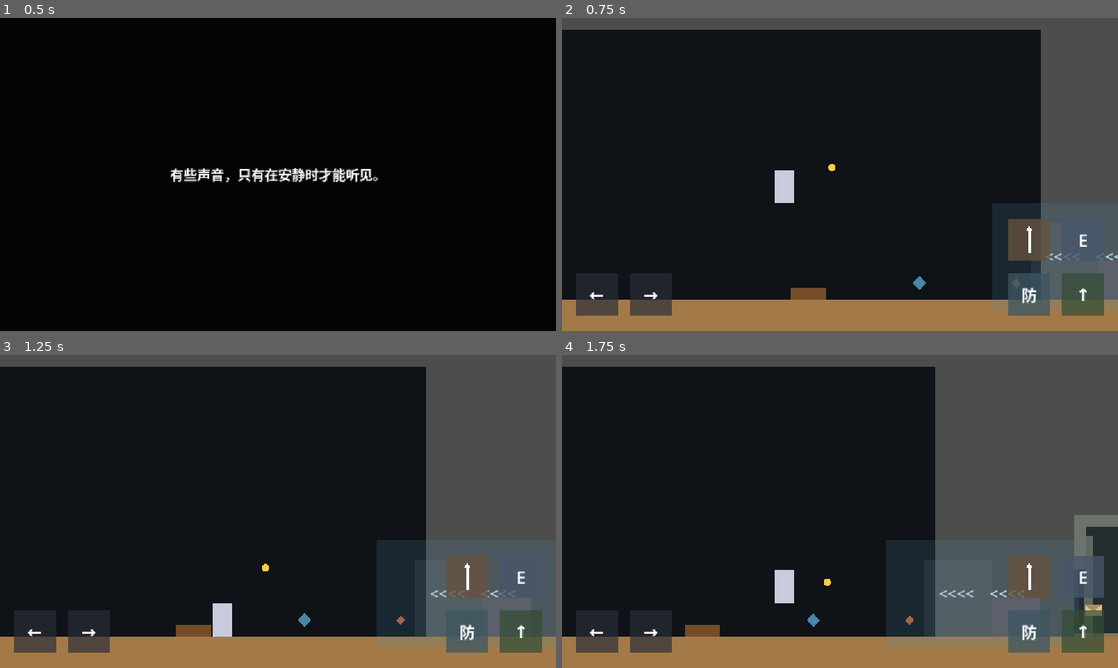
Above: before the commit, frames 1-4 (two rows, left to right).
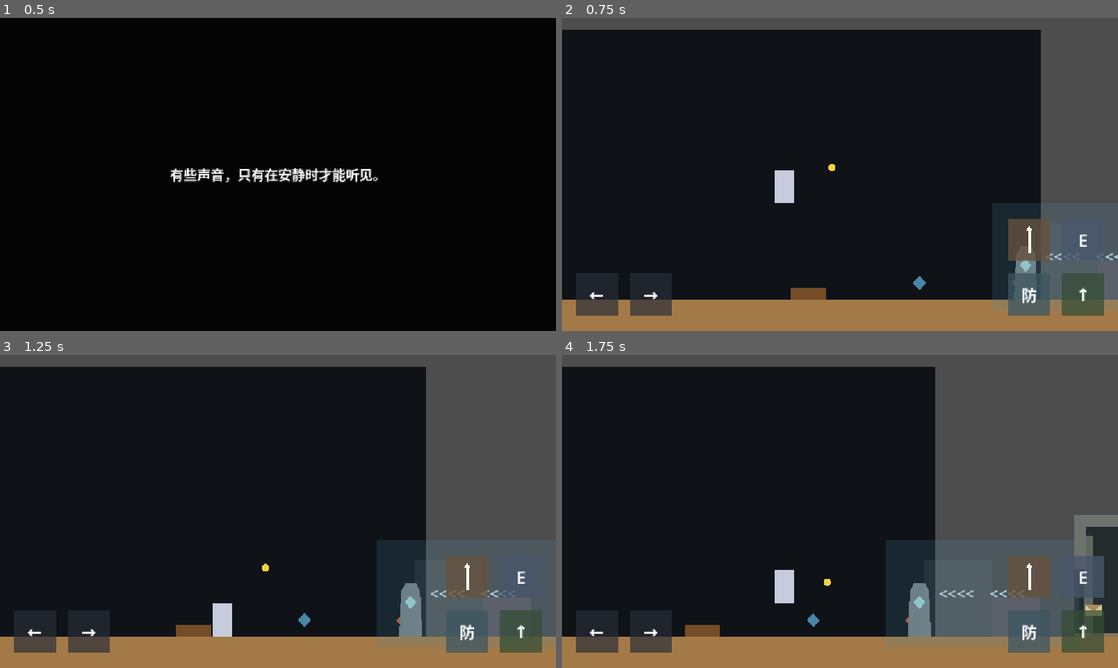
Above: after the commit, the same moments.

Repository: wenshuchuan0101-lab/A-Gift-for-the-land
Game: Godot game, scene res://Opening.tscn
The game is run twice, just before and just after one commit, with the same random seed, the same clock (stepped at 60 frames per second) and the same inputs.
Inputs (mouse positions are in pixels of both pictures, inside the frame that each line leads up to):
- Up to frame 1 (0.5 s): no input
- Up to frame 2 (0.75 s): tap Enter at 0.5 s; move the mouse to (962, 158) at 0.52 s; hold D (move_right) from 0.53 s (still down); tap Q (anchor) at 0.6 s; click (962, 158) at 0.67 s
- Up to frame 3 (1.25 s): keep holding D (move_right); tap Space (jump) at 0.77 s; tap E (interact) at 0.8 s
- Up to frame 4 (1.75 s): keep holding D (move_right); move the mouse to (728, 527) at 1.27 s; tap E (interact) at 1.35 s; click (728, 527) at 1.42 s; tap Space (jump) at 1.52 s; tap Q (anchor) at 1.55 s

Frame 1 is identical in both runs. In frame 2, 0.1% of the frame differs, in the area x 81-86%, y 76-82%; in frame 3, 0.6%; in frame 4, 0.6%, in the area x 62-67%, y 72-90%.

Commit message:
实现图腾记忆触发系统

Diff:
--- a/Demo_Level.tscn
+++ b/Demo_Level.tscn
@@ -7,6 +7,7 @@
 [ext_resource type="PackedScene" path="res://RockCover.tscn" id="5_rock_cover"]
 [ext_resource type="PackedScene" path="res://AbandonedHouse.tscn" id="6_abandoned_house"]
 [ext_resource type="PackedScene" path="res://GrassGridRepairPoint.tscn" id="7_grass_grid"]
+[ext_resource type="PackedScene" path="res://TotemMemory.tscn" id="8_totem_memory"]
 
 [sub_resource type="RectangleShape2D" id="RectangleShape2D_ground"]
 size = Vector2(3400, 80)
@@ -88,6 +89,12 @@
 [node name="Visual" type="Polygon2D" parent="MapPoint"]
 polygon = PackedVector2Array(0, -14, 14, 0, 0, 14, -14, 0)
 color = Color(0.32, 0.58, 0.72, 0.9)
+
+[node name="TotemMemory" parent="." instance=ExtResource("8_totem_memory")]
+position = Vector2(1120, 560)
+player_path = NodePath("../PlayerSpawn/Player")
+mobile_controls_path = NodePath("../MobileControls")
+memory_duration = 4.0
 
 [node name="WindZone" parent="." instance=ExtResource("4_wind_zone")]
 position = Vector2(1250, 470)
--- /dev/null
+++ b/TotemMemory.tscn
@@ -0,0 +1,129 @@
+[gd_scene load_steps=3 format=3]
+
+[ext_resource type="Script" path="res://totem_memory.gd" id="1_totem_memory"]
+
+[sub_resource type="RectangleShape2D" id="RectangleShape2D_interaction"]
+size = Vector2(72, 120)
+
+[node name="TotemMemory" type="Area2D"]
+collision_layer = 0
+collision_mask = 1
+monitoring = true
+script = ExtResource("1_totem_memory")
+memory_duration = 4.0
+
+[node name="CollisionShape2D" type="CollisionShape2D" parent="."]
+position = Vector2(0, -60)
+shape = SubResource("RectangleShape2D_interaction")
+
+[node name="Visual" type="Polygon2D" parent="."]
+polygon = PackedVector2Array(-24, 0, 24, 0, 20, -94, 11, -112, -11, -112, -20, -94)
+color = Color(0.46, 0.49, 0.5, 1)
+
+[node name="Glyph" type="Polygon2D" parent="."]
+position = Vector2(0, -72)
+polygon = PackedVector2Array(0, -14, 12, 0, 0, 14, -12, 0)
+color = Color(0.62, 0.82, 0.82, 1)
+
+[node name="MemoryTimer" type="Timer" parent="."]
+wait_time = 4.0
+one_shot = true
+
+[node name="MemoryOverlay" type="CanvasLayer" parent="."]
+layer = 30
+
+[node name="MemoryPanel" type="Control" parent="MemoryOverlay"]
+visible = false
+layout_mode = 3
+anchors_preset = 15
+anchor_right = 1.0
+anchor_bottom = 1.0
+grow_horizontal = 2
+grow_vertical = 2
+mouse_filter = 0
+
+[node name="Background" type="ColorRect" parent="MemoryOverlay/MemoryPanel"]
+layout_mode = 1
+anchors_preset = 15
+anchor_right = 1.0
+anchor_bottom = 1.0
+grow_horizontal = 2
+grow_vertical = 2
+mouse_filter = 2
+color = Color(0.025, 0.04, 0.05, 0.96)
+
+[node name="GhostImage" type="Control" parent="MemoryOverlay/MemoryPanel"]
+layout_mode = 1
+anchor_left = 0.5
+anchor_top = 1.0
+anchor_right = 0.5
+anchor_bottom = 1.0
+offset_left = -300.0
+offset_top = -250.0
+offset_right = 300.0
+offset_bottom = -48.0
+grow_horizontal = 2
+grow_vertical = 0
+mouse_filter = 2
+
+[node name="PastGround" type="ColorRect" parent="MemoryOverlay/MemoryPanel/GhostImage"]
+layout_mode = 0
+offset_top = 150.0
+offset_right = 600.0
+offset_bottom = 174.0
+mouse_filter = 2
+color = Color(0.28, 0.58, 0.34, 1)
+
+[node name="WaterLine" type="ColorRect" parent="MemoryOverlay/MemoryPanel/GhostImage"]
+layout_mode = 0
+offset_left = 50.0
+offset_top = 180.0
+offset_right = 550.0
+offset_bottom = 188.0
+mouse_filter = 2
+color = Color(0.3, 0.68, 0.82, 1)
+
+[node name="TreeTrunk" type="ColorRect" parent="MemoryOverlay/MemoryPanel/GhostImage"]
+layout_mode = 0
+offset_left = 410.0
+offset_top = 62.0
+offset_right = 438.0
+offset_bottom = 150.0
+mouse_filter = 2
+color = Color(0.42, 0.32, 0.2, 1)
+
+[node name="TreeCrown" type="ColorRect" parent="MemoryOverlay/MemoryPanel/GhostImage"]
+layout_mode = 0
+offset_left = 350.0
+offset_top = 18.0
+offset_right = 498.0
+offset_bottom = 90.0
+mouse_filter = 2
+color = Color(0.34, 0.68, 0.38, 1)
+
+[node name="Person" type="ColorRect" parent="MemoryOverlay/MemoryPanel/GhostImage"]
+layout_mode = 0
+offset_left = 164.0
+offset_top = 88.0
+offset_right = 202.0
+offset_bottom = 150.0
+mouse_filter = 2
+color = Color(0.9, 0.92, 0.9, 1)
+
+[node name="TextLabel" type="Label" parent="MemoryOverlay/MemoryPanel"]
+layout_mode = 1
+anchor_left = 0.1
+anchor_top = 0.08
+anchor_right = 0.9
+anchor_bottom = 0.58
+grow_horizontal = 2
+grow_vertical = 2
+mouse_filter = 2
+theme_override_colors/font_color = Color(0.94, 0.96, 0.92, 1)
+theme_override_colors/font_outline_color = Color(0.02, 0.025, 0.03, 1)
+theme_override_constants/outline_size = 4
+theme_override_font_sizes/font_size = 24
+text = "这里曾经有一片森林。\n\n人们依靠它生活。\n\n直到风带走了最后一片绿色。\n\n他们留下了种子。\n\n等待后来的人。"
+horizontal_alignment = 1
+vertical_alignment = 1
+autowrap_mode = 2
--- a/player.gd
+++ b/player.gd
@@ -56,6 +56,12 @@
 	return 1.0
 
 
+func set_control_enabled(enabled: bool) -> void:
+	velocity = Vector2.ZERO
+	external_force = Vector2.ZERO
+	set_physics_process(enabled)
+
+
 func _set_anchored(anchored: bool) -> void:
 	is_anchored = anchored
 	anchor_visual.visible = anchored
--- /dev/null
+++ b/totem_memory.gd
@@ -0,0 +1,83 @@
+extends Area2D
+
+@export var player_path: NodePath
+@export var mobile_controls_path: NodePath
+@export_range(3.0, 5.0, 0.5) var memory_duration: float = 4.0
+
+@onready var memory_panel: Control = $MemoryOverlay/MemoryPanel
+@onready var memory_timer: Timer = $MemoryTimer
+
+var player: CharacterBody2D
+var mobile_controls: CanvasLayer
+var player_in_range := false
+var memory_active := false
+var mobile_controls_were_visible := true
+
+
+func _ready() -> void:
+	player = get_node_or_null(player_path) as CharacterBody2D
+	mobile_controls = get_node_or_null(mobile_controls_path) as CanvasLayer
+	body_entered.connect(_on_body_entered)
+	body_exited.connect(_on_body_exited)
+	memory_timer.timeout.connect(_finish_memory)
+	memory_panel.visible = false
+	set_process(false)
+
+
+func _process(_delta: float) -> void:
+	if player_in_range and not memory_active and Input.is_action_just_pressed("interact"):
+		_start_memory()
+
+
+func _on_body_entered(body: Node2D) -> void:
+	if body == player:
+		player_in_range = true
+		set_process(true)
+
+
+func _on_body_exited(body: Node2D) -> void:
+	if body != player:
+		return
+
+	player_in_range = false
+	if memory_active:
+		_finish_memory()
+	else:
+		set_process(false)
+
+
+func _start_memory() -> void:
+	if memory_active or player == null:
+		return
+
+	memory_active = true
+	memory_panel.visible = true
+	if mobile_controls != null:
+		mobile_controls_were_visible = mobile_controls.visible
+		mobile_controls.visible = false
+	_set_player_control_enabled(false)
+	memory_timer.start(memory_duration)
+	set_process(false)
+
+
+func _finish_memory() -> void:
+	if not memory_active:
+		return
+
+	memory_active = false
+	memory_timer.stop()
+	memory_panel.visible = false
+	_set_player_control_enabled(true)
+	if mobile_controls != null:
+		mobile_controls.visible = mobile_controls_were_visible
+	set_process(player_in_range)
+
+
+func _set_player_control_enabled(enabled: bool) -> void:
+	if player == null:
+		return
+	if player.has_method("set_control_enabled"):
+		player.call("set_control_enabled", enabled)
+	else:
+		player.velocity = Vector2.ZERO
+		player.set_physics_process(enabled)
Not shown: 1 places in Demo_Level.tscn that only renumber resources
Not shown, added: totem_memory.gd.uid
